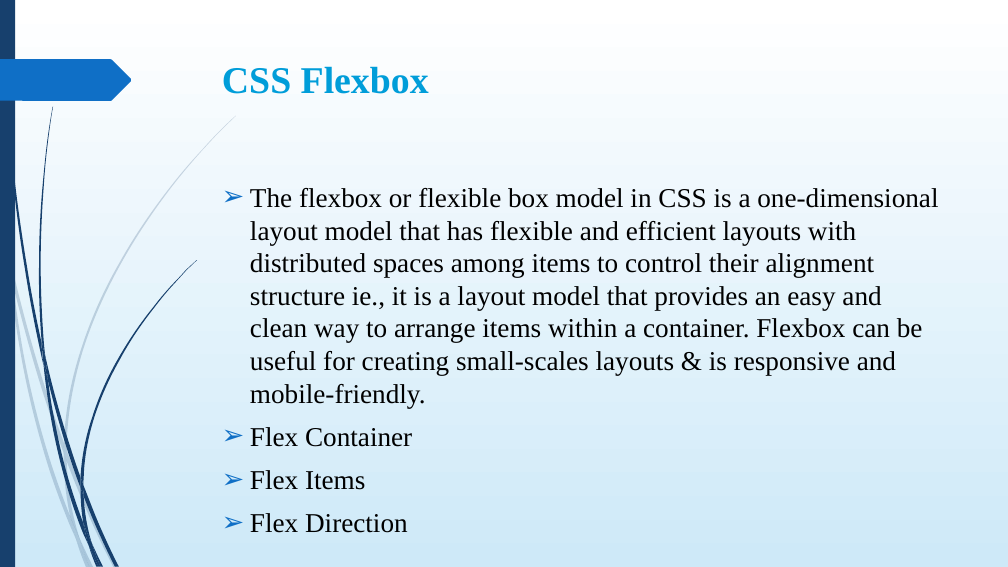
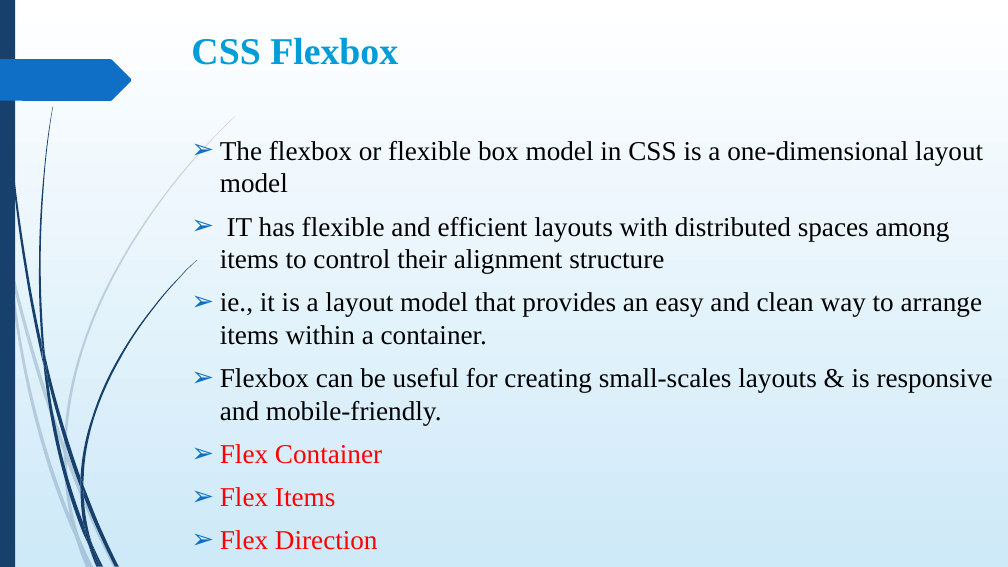
Before and after one commit to techloset/mad-batch1, a slide deck: slide 2 of Presentation/CSS Class 05.pptx. Drawn at 1008x567 pixels with LibreOffice and Linux fonts; fonts in the diff are those of the drawing. Boxes give left, top, right and bottom in pixels: in the first picture for what was removed or moved away, otherwise in the second. Text is boxed around its words. In the diff, an @@ line names an element or a change of style, - is before the commit and + after.

```diff
--- a/Presentation/CSS Class 05.pptx
+++ b/Presentation/CSS Class 05.pptx
@@ title "CSS Flexbox": place and size @@
-title "CSS Flexbox" at (222, 66, 429, 94)
+title "CSS Flexbox" at (191, 37, 398, 65)
@@ text "The flexbox or flexible box ...": place and size @@
-text "The flexbox or flexible box ..." at (250, 188, 938, 490)
+text "The flexbox or flexible box ..." at (220, 141, 993, 550)
@@ text at (220, 141, 993, 425): text changed @@
-➢ The flexbox or flexible box model in CSS is a one-dimensional layout model that has flexible and efficient layouts with distributed spaces among items to control their alignment structure ie., it is a layout model that provides an easy and clean way to arrange items within a container. Flexbox can be useful for creating small-scales layouts & is responsive and mobile-friendly.
+➢ The flexbox or flexible box model in CSS is a one-dimensional layout model
+➢ IT has flexible and efficient layouts with distributed spaces among items to control their alignment structure
+➢ ie., it is a layout model that provides an easy and clean way to arrange items within a container.
+➢ Flexbox can be useful for creating small-scales layouts & is responsive and mobile-friendly.
@@ text at (220, 444, 382, 550): text colour #000000 to #FF0000 in "Flex Container", "Flex Items", "Flex Direction" @@
```
Also in this commit, not shown: 1 other slide changed, 2 slides added, 1 slide removed, 2 other files.
